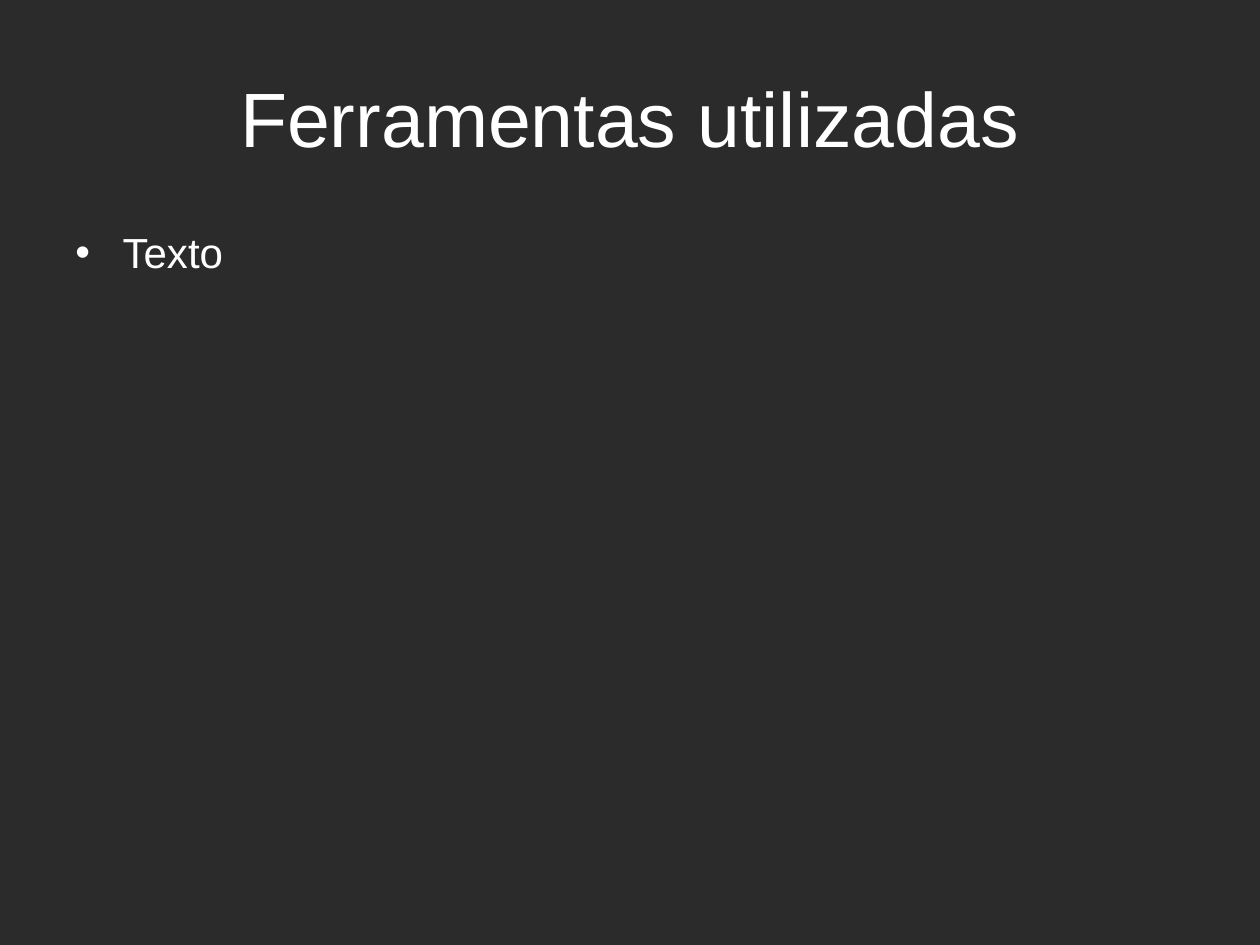
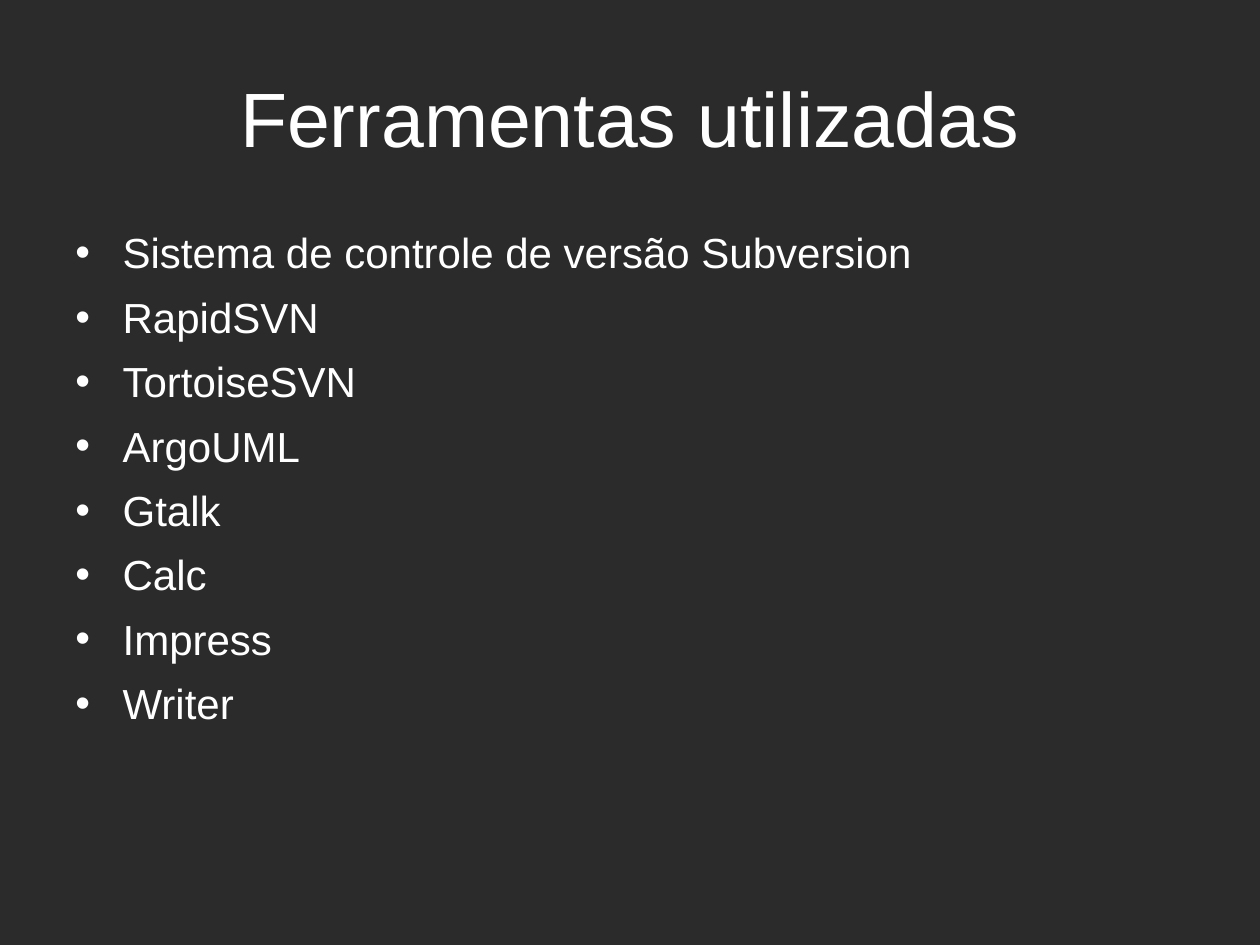
Before and after one commit to estevaosaleme/fooddeliveryweb, a slide deck: slide 6 of Documentacao/Outros Documentos/Apresentação FoodDeliveryWeb.odp. Drawn at 1260x945 pixels with LibreOffice and Linux fonts; fonts in the diff are those of the drawing; background and template pictures are left out; a plain dark background stands for a picture behind light text. Boxes give left, top, right and bottom in pixels: in the first picture for what was removed or moved away, otherwise in the second. Text is boxed around its words. In the diff, an @@ line names an element or a change of style, - is before the commit and + after.

```diff
--- a/Documentacao/Outros Documentos/Apresentação FoodDeliveryWeb.odp
+++ b/Documentacao/Outros Documentos/Apresentação FoodDeliveryWeb.odp
@@ text at (123, 237, 911, 720): text changed @@
-• Texto
+• Sistema de controle de versão Subversion
+• RapidSVN
+• TortoiseSVN
+• ArgoUML
+• Gtalk
+• Calc
+• Impress
+• Writer
```
